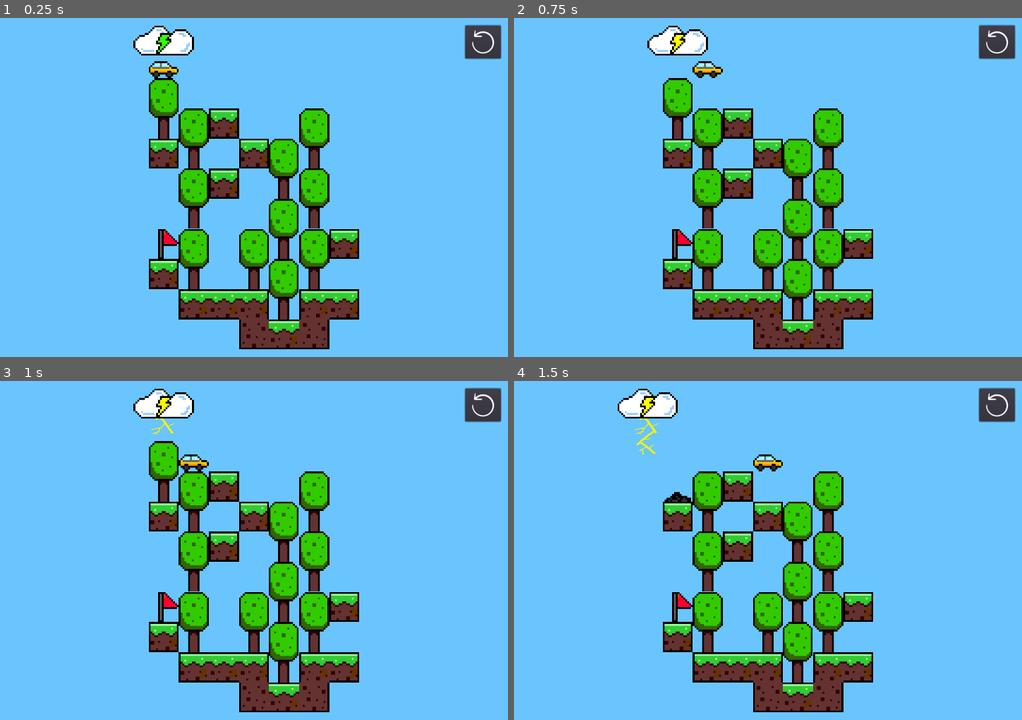
Above: before the commit, frames 1-4 (two rows, left to right).
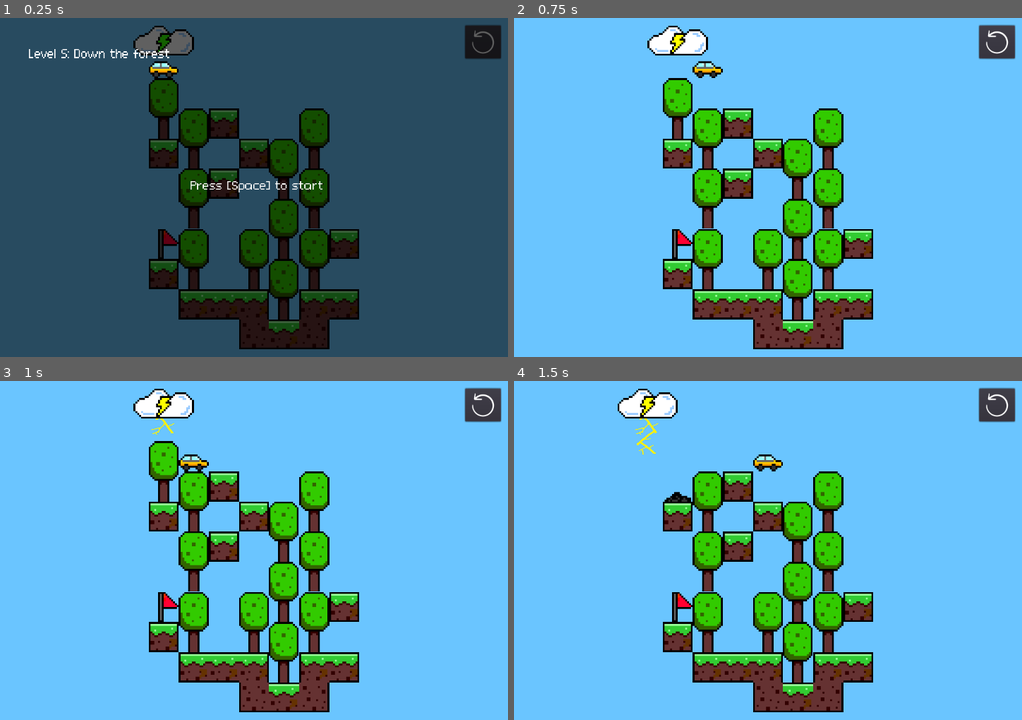
Above: after the commit, the same moments.

Repository: shiroxkuro77/Gamecraft2022
Game: Godot game, scene res://scene/Level5.tscn
The game is run twice, just before and just after one commit, with the same random seed, the same clock (stepped at 60 frames per second) and the same inputs. This scene is started directly instead of the project's main scene.
Inputs:
- Up to frame 1 (0.25 s): no input
- Up to frame 2 (0.75 s): tap Space (execute) at 0.5 s; hold Right (move_right) from 0.53 s (still down); tap C (c) at 0.6 s
- Up to frame 3 (1 s): keep holding Right (move_right); tap Space (execute) at 0.8 s
- Up to frame 4 (1.5 s): release Right (move_right) at 1.28 s; hold Left (move_left) from 1.28 s (still down); tap Space (execute) at 1.35 s

The runs differ from the first frame. In frame 1, 97% of the frame differs, in the area x 0-100%, y 0-100%; in frame 2, nothing differs; in frame 3, nothing differs; in frame 4, nothing differs.

Commit message:
Fix car stop at flag

Diff:
--- a/scene/Level5.tscn
+++ b/scene/Level5.tscn
@@ -492,7 +492,6 @@
 icon = ExtResource( 9 )
 
 [node name="ReadyScreen" type="ColorRect" parent="."]
-visible = false
 margin_right = 1088.0
 margin_bottom = 720.0
 color = Color( 0, 0, 0, 0.619608 )
--- a/script/Car.gd
+++ b/script/Car.gd
@@ -11,6 +11,7 @@
 var Direction = "Right"
 var isOnPlatform = false
 var oldParent
+var freeze = false
 signal reachedGoal
 
 # Called when the node enters the scene tree for the first time.
@@ -28,6 +29,9 @@
 
 # Called every frame. 'delta' is the elapsed time since the previous frame.
 func _process(delta):
+	if freeze:
+		return
+
 	isOnPlatform = false
 
 	if ground_ray.is_colliding() and ground_ray.get_collider():
@@ -76,6 +80,7 @@
 			if front_ray.get_collider().name == "GoalFlag":
 				MoveDirection()
 				emit_signal("reachedGoal")
+				freeze = true
 				return
 		if ground_ray.is_colliding() and ground_ray.get_collider():
 			if ground_ray.get_collider().name == "TornadoBody":
@@ -85,6 +90,7 @@
 			elif ground_ray.get_collider().name == "GoalFlag":
 				position.y += unitBlock
 				emit_signal("reachedGoal")
+				freeze = true
 				return
 
 		if not ground_ray.is_colliding() and not get_parent().name in "Platform":
@@ -94,6 +100,7 @@
 		elif collide_ray.is_colliding():
 			if collide_ray.get_collider().name == "GoalFlag":
 				emit_signal("reachedGoal")
+				freeze = true
 			position.y -= unitBlock
 
 
Not shown, changed: html.zip
Not shown, changed: html/index.html
Not shown, changed: html/index.pck
